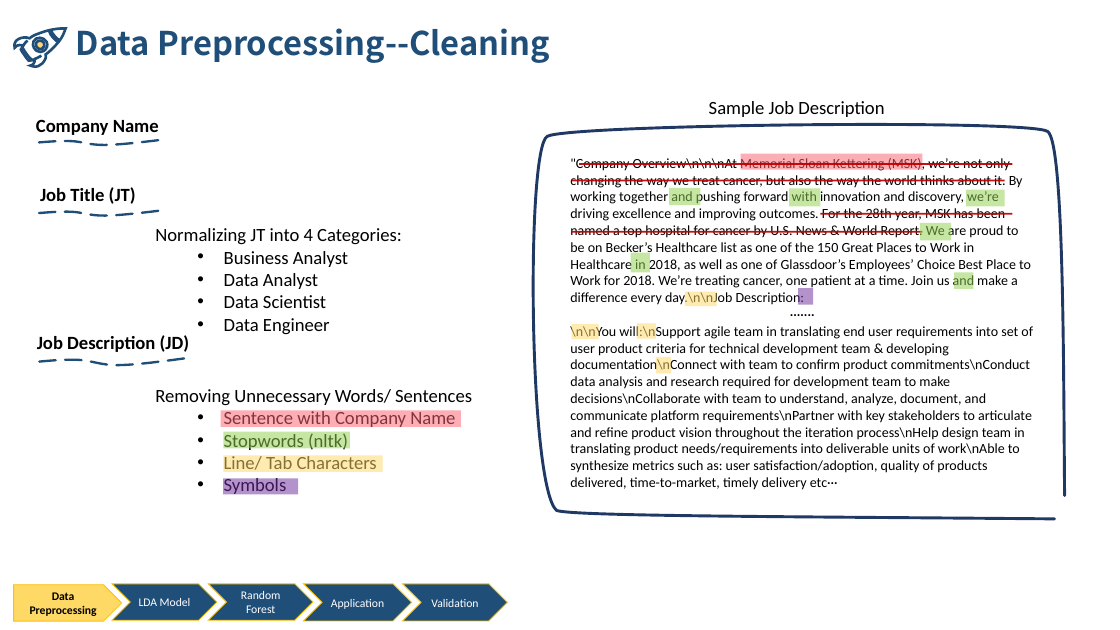
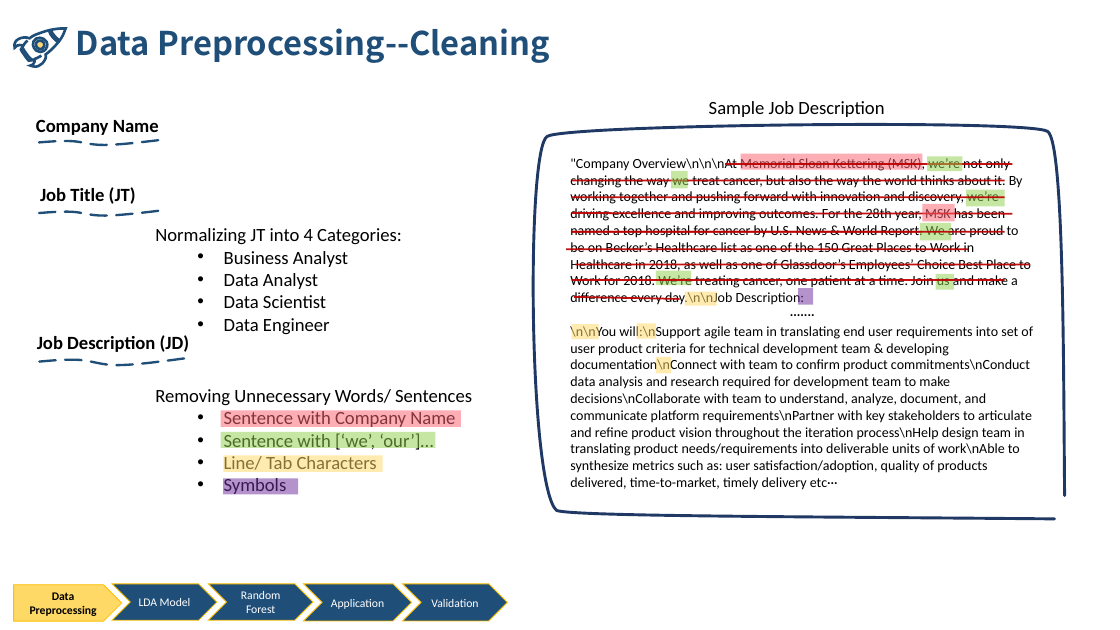
Before and after one commit to nliao917/Accerlate-Your-OFFER, a slide deck: slide 2 of BA Final Project.pptx. Drawn at 1120x630 pixels with LibreOffice and Linux fonts; fonts in the diff are those of the drawing. Boxes give left, top, right and bottom in pixels: in the first picture for what was removed or moved away, otherwise in the second. Text is boxed around its words. In the diff, an @@ line names an element or a change of style, - is before the commit and + after.

Commit message:
presentation

```diff
--- a/BA Final Project.pptx
+++ b/BA Final Project.pptx
@@ rectangle: place and size @@
-rectangle at [670, 188, 701, 206]
+rectangle at [671, 171, 688, 189]
@@ line moved from (579, 164) - (1012, 164) to (725, 164) - (1012, 164) @@
@@ rectangle added at [928, 156, 963, 171], fill #92D050 at 52% opacity @@
@@ line added from (571, 197) to (1005, 197), #C00000 1.5 pt @@
@@ rectangle added at [923, 204, 954, 222], fill #FC6371 at 52% opacity @@
@@ line moved from (821, 213) - (1012, 213) to (571, 213) - (1012, 213) @@
@@ line added from (571, 232) to (1005, 232), #C00000 1.5 pt @@
@@ line added from (566, 250) to (969, 250), #C00000 1.5 pt @@
@@ line added from (576, 265) to (1030, 265), #C00000 1.5 pt @@
@@ rectangle removed at [631, 253, 650, 272] @@
@@ line added from (571, 280) to (1005, 280), #C00000 1.5 pt @@
@@ line added from (574, 297) to (680, 299), #C00000 1.5 pt @@
@@ rectangle: place and size @@
-rectangle at [789, 188, 820, 206]
+rectangle at [656, 271, 691, 285]
@@ rectangle at [656, 271, 691, 285]: mirrored @@
@@ rectangle at [936, 274, 954, 290]: mirrored @@
@@ rectangle: place and size @@
-rectangle at [954, 272, 974, 289]
+rectangle at [936, 274, 954, 290]
@@ rectangle: place and size @@
-rectangle at [223, 432, 350, 449]
+rectangle at [221, 432, 436, 448]
@@ text at [224, 431, 433, 452]: text changed @@
-  • Stopwords (nltk)
+  • Sentence with [‘we’, ‘our’]…
```
Also in this commit, not shown: 4 other slides changed, 5 other files.
